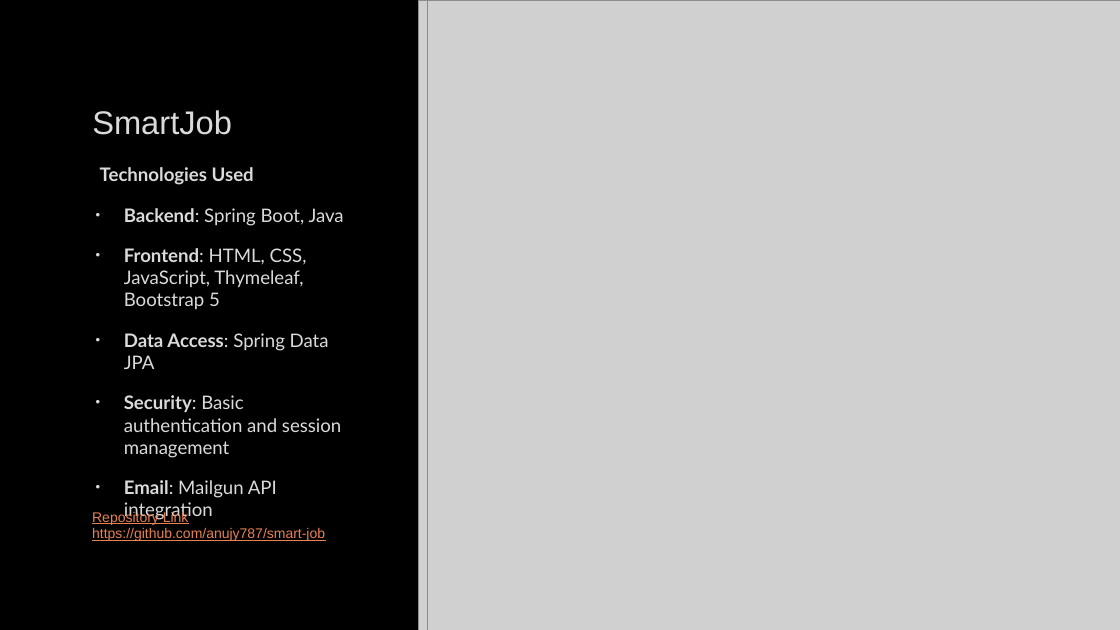
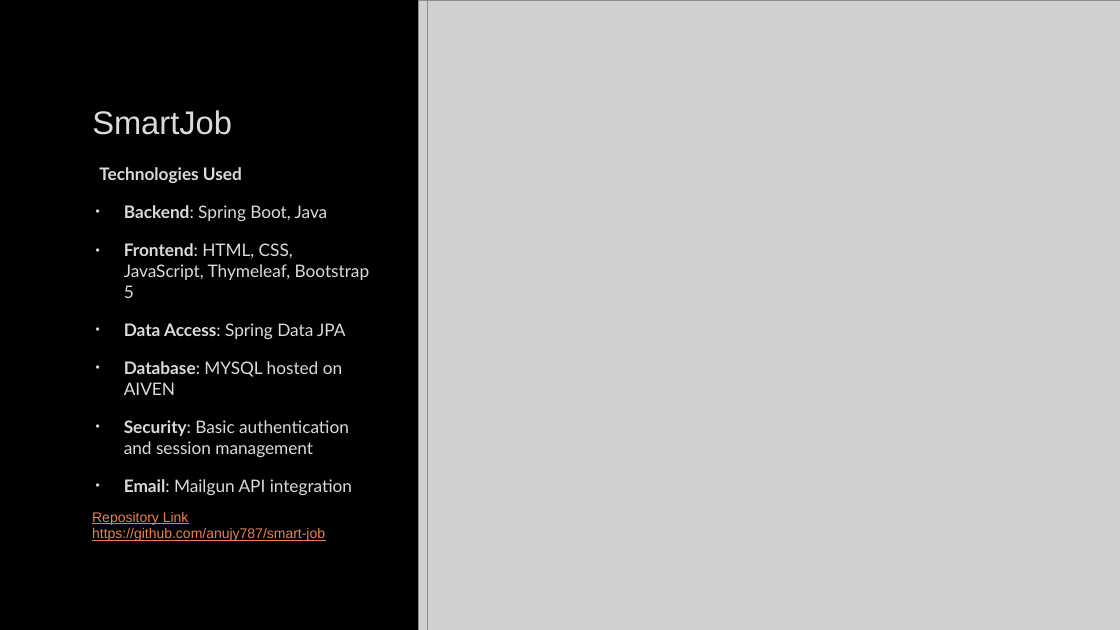
Before and after one commit to anujy787/smart-job, a slide deck: slide 2 of SmartJob - A Dynamic Job Board Application.pptx. Drawn at 1120x630 pixels with LibreOffice and Linux fonts; fonts in the diff are those of the drawing; grey boxes stand for pictures; background and template pictures are left out. Boxes give left, top, right and bottom in pixels: in the first picture for what was removed or moved away, otherwise in the second. Text is boxed around its words. In the diff, an @@ line names an element or a change of style, - is before the commit and + after.

```diff
--- a/SmartJob - A Dynamic Job Board Application.pptx
+++ b/SmartJob - A Dynamic Job Board Application.pptx
@@ text at (99, 167, 370, 495): size 16 to 14.8 pt in "Technologies Used", "Backend: Spring Boot, Java", "Frontend: HTML, CSS, JavaScript, Thymeleaf, Bootstrap 5", "Data Access: Spring Data JPA" and 2 more places @@
@@ text at (124, 361, 342, 395): paragraph added @@
+• Database: MYSQL hosted on AIVEN
```
Also in this commit, not shown: 3 other slides changed.
